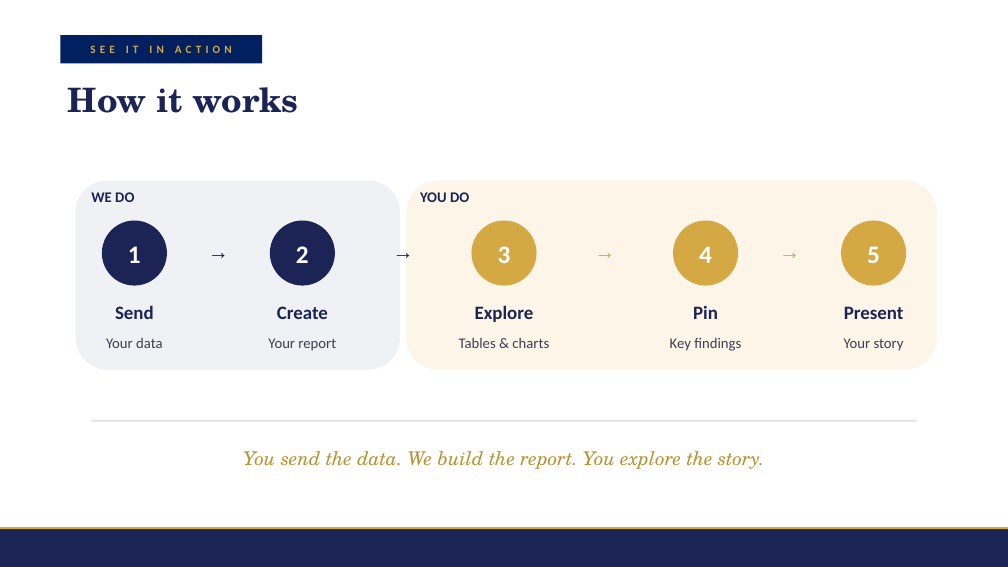
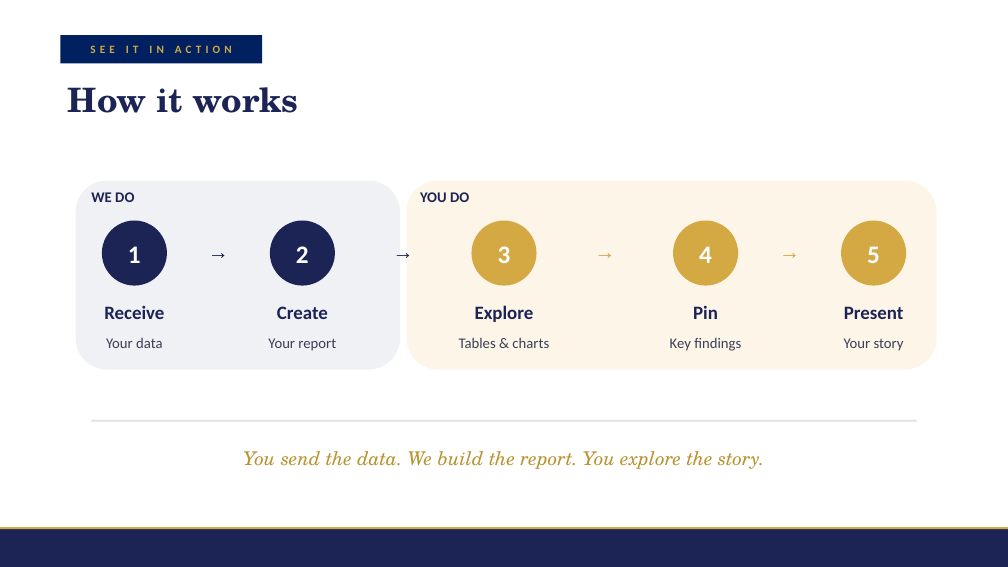
Before and after one commit to DuncanRBrett/Turas, a slide deck: slide 4 of docs/marketing/Turas demo companion.pptx. Drawn at 1008x567 pixels with LibreOffice and Linux fonts; fonts in the diff are those of the drawing. Boxes give left, top, right and bottom in pixels: in the first picture for what was removed or moved away, otherwise in the second. Text is boxed around its words. In the diff, an @@ line names an element or a change of style, - is before the commit and + after.

```diff
--- a/docs/marketing/Turas demo companion.pptx
+++ b/docs/marketing/Turas demo companion.pptx
@@ text at (104,306,164,319): text changed @@
-Send
+Receive
```
Also in this commit, not shown: 11 other files.
